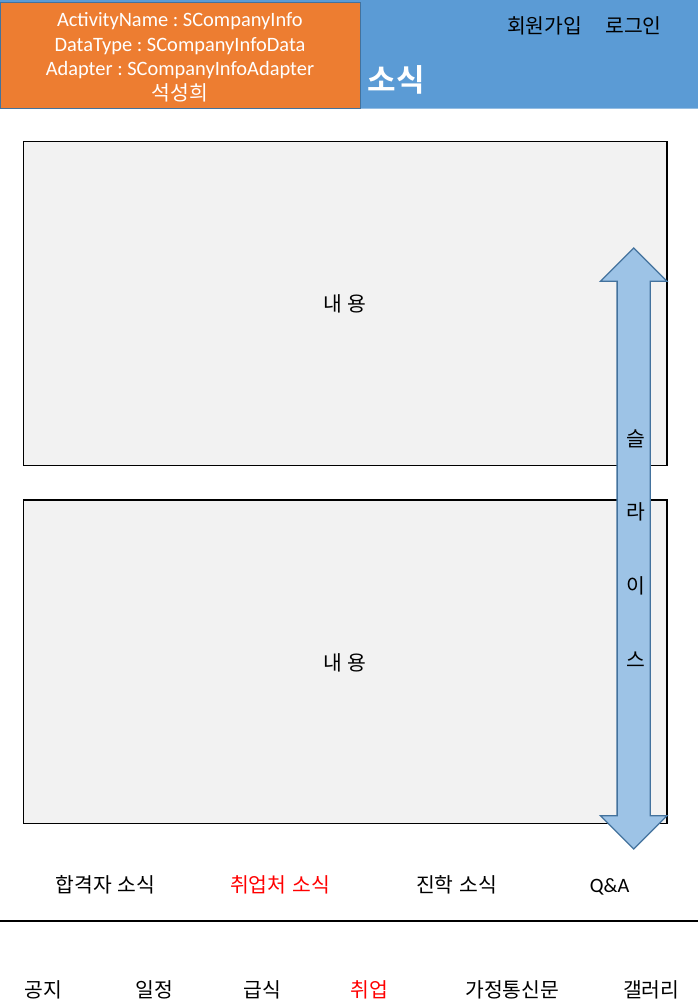
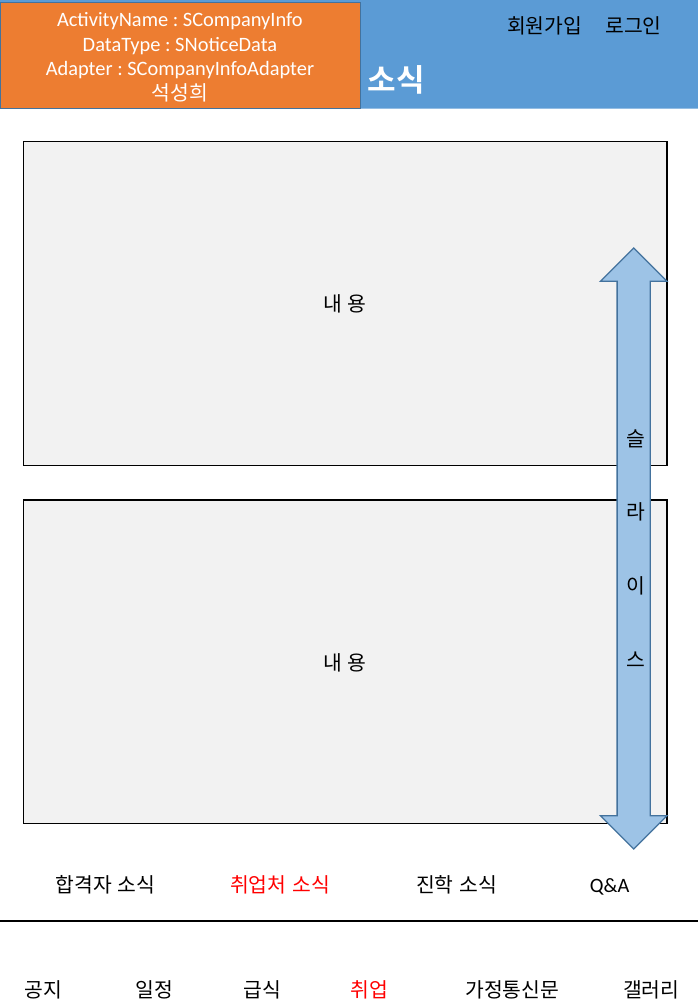
Before and after one commit to jungho-shin/SIHSchool, a slide deck: slide 7 of app/src/main/assets/어플_스토리보드.pptx. Drawn at 698x1008 pixels with LibreOffice and Linux fonts; fonts in the diff are those of the drawing; background and template pictures are left out. Boxes give left, top, right and bottom in pixels: in the first picture for what was removed or moved away, otherwise in the second. Text is boxed around its words. In the diff, an @@ line names an element or a change of style, - is before the commit and + after.

```diff
--- a/app/src/main/assets/어플_스토리보드.pptx
+++ b/app/src/main/assets/어플_스토리보드.pptx
@@ text in rectangle at (83,37,277,55): text changed @@
-DataType : SCompanyInfoData
+DataType : SNoticeData
```
Also in this commit, not shown: 6 other slides changed.
